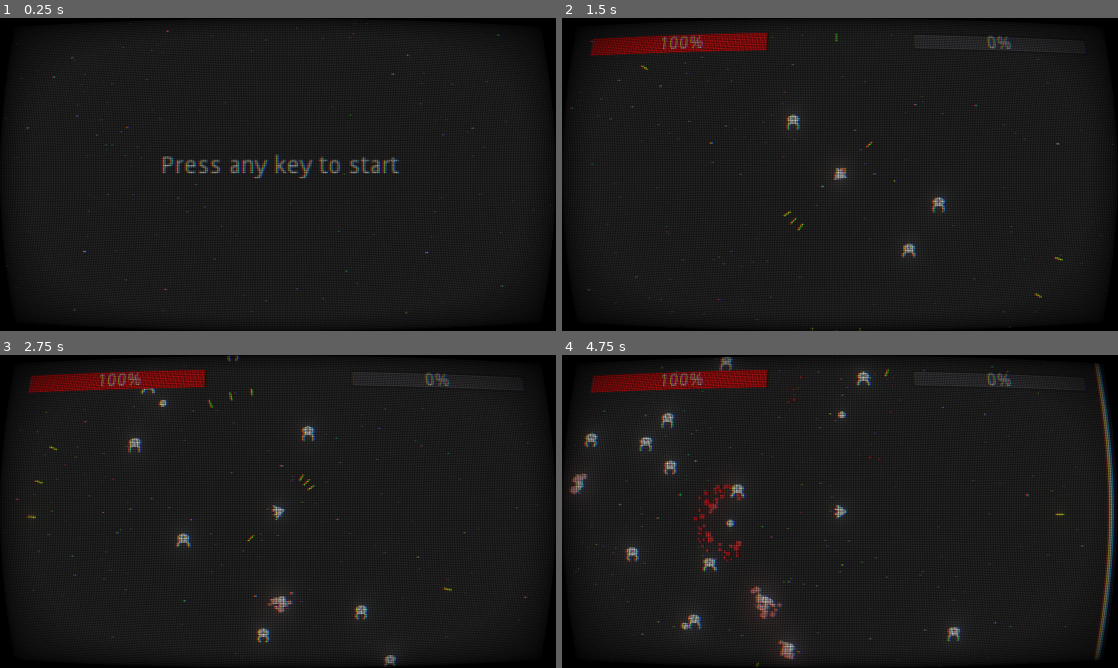
Above: before the commit, frames 1-4 (two rows, left to right).
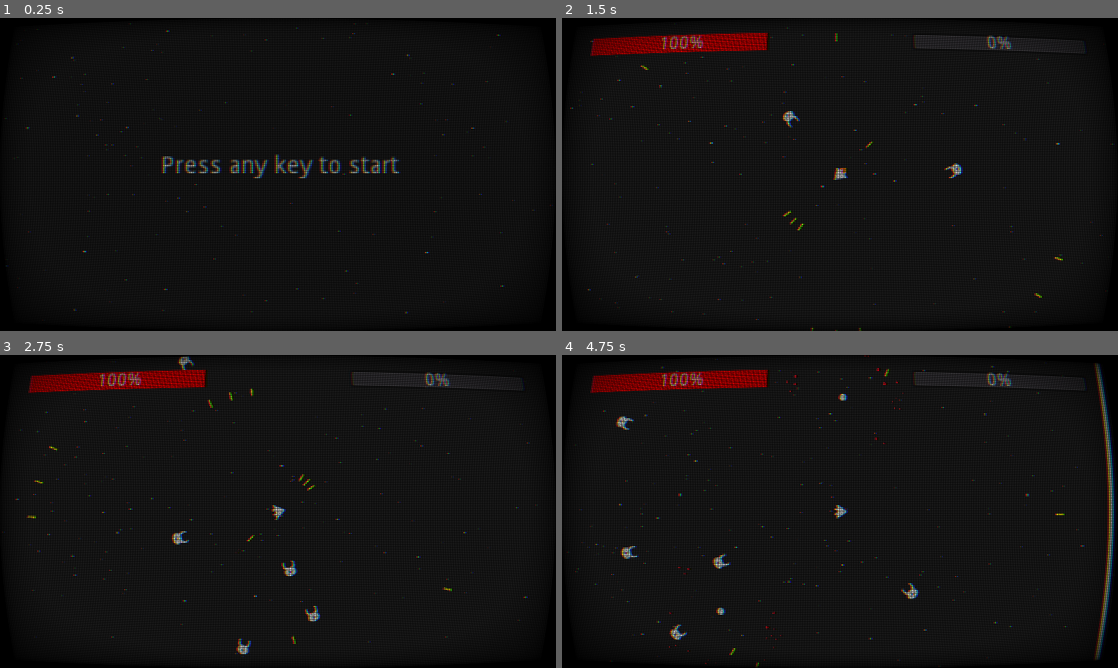
Above: after the commit, the same moments.

Repository: saveas/Kosmos
Game: Godot game, scene res://Scenes/Menu.tscn
Same seed, same stepped clock (60 frames per second), same inputs: the game is played once before the commit and once after it.
Inputs (mouse positions are in pixels of both pictures, inside the frame that each line leads up to):
- Up to frame 1 (0.25 s): no input
- Up to frame 2 (1.5 s): tap Enter at 0.5 s; move the mouse to (962, 158) at 0.52 s; hold Right (move_right) 0.53-1.28 s; hold Z (shoot) 0.53-1.28 s; click (962, 158) at 0.67 s; move the mouse to (728, 190) at 1.27 s; hold Down (move_down) from 1.28 s (still down); tap Z (shoot) at 1.35 s
- Up to frame 3 (2.75 s): move the mouse to (333, 442) at 2.02 s; release Down (move_down) at 2.03 s; hold Right (move_right) from 2.03 s (still down); hold Z (shoot) from 2.03 s (still down)
- Up to frame 4 (4.75 s): move the mouse to (812, 574) at 2.77 s; release Right (move_right) at 2.78 s; release Z (shoot) at 2.78 s; hold Up (move_up) 2.78-3.53 s; tap Z (shoot) at 2.85, 4.35 s; click (812, 574) at 2.92 s; move the mouse to (1006, 558) at 3.52 s; hold Z (shoot) 3.53-4.28 s; hold Left (move_left) from 3.53 s (still down); move the mouse to (673, 464) at 4.27 s

The runs differ from the first frame. In frame 1, 8.1% of the frame differs, in the area x 2-98%, y 2-98%; in frame 2, 1.7%; in frame 3, 3.1%; in frame 4, 5.7%.

Commit message:
player death

Diff:
--- a/Scenes/Enemy.tscn
+++ b/Scenes/Enemy.tscn
@@ -1,10 +1,10 @@
-[gd_scene load_steps=8 format=2]
+[gd_scene load_steps=10 format=2]
 
 [ext_resource path="res://Assets/Alien.png" type="Texture" id=1]
 [ext_resource path="res://Scripts/Enemy.gd" type="Script" id=2]
 
 [sub_resource type="CapsuleShape2D" id=1]
-radius = 16.0
+radius = 12.0
 height = 3.0
 
 [sub_resource type="AtlasTexture" id=2]
@@ -22,13 +22,26 @@
 atlas = ExtResource( 1 )
 region = Rect2( 64, 0, 32, 32 )
 
+[sub_resource type="AtlasTexture" id=7]
+flags = 4
+atlas = ExtResource( 1 )
+region = Rect2( 32, 0, 32, 32 )
+
 [sub_resource type="SpriteFrames" id=5]
 animations = [ {
 "frames": [ SubResource( 2 ), SubResource( 3 ), SubResource( 4 ) ],
 "loop": true,
+"name": "attack",
+"speed": 5.0
+}, {
+"frames": [ SubResource( 7 ) ],
+"loop": true,
 "name": "idle",
 "speed": 5.0
 } ]
+
+[sub_resource type="CircleShape2D" id=6]
+radius = 18.0278
 
 [node name="Enemy" type="KinematicBody2D"]
 collision_layer = 4
@@ -36,13 +49,19 @@
 script = ExtResource( 2 )
 
 [node name="CollisionShape2D" type="CollisionShape2D" parent="."]
-position = Vector2( 0, -1.5 )
+position = Vector2( -2, 0 )
 shape = SubResource( 1 )
 
 [node name="AnimatedSprite" type="AnimatedSprite" parent="."]
 position = Vector2( 0, -1 )
+rotation = -1.5708
 scale = Vector2( 1, 1.0625 )
 frames = SubResource( 5 )
 animation = "idle"
-frame = 1
 playing = true
+
+[node name="Area2D" type="Area2D" parent="."]
+
+[node name="CollisionShape2D" type="CollisionShape2D" parent="Area2D"]
+position = Vector2( 0, -1 )
+shape = SubResource( 6 )
--- a/Scenes/Menu.tscn
+++ b/Scenes/Menu.tscn
@@ -203,6 +203,7 @@
 [node name="CanvasLayer" type="CanvasLayer" parent="Camera2D"]
 
 [node name="ColorRect2" type="ColorRect" parent="Camera2D/CanvasLayer"]
+visible = false
 material = SubResource( 5 )
 margin_right = 1280.0
 margin_bottom = 720.0
--- /dev/null
+++ b/Scenes/PlayerDeath.tscn
@@ -0,0 +1,40 @@
+[gd_scene load_steps=4 format=2]
+
+[sub_resource type="Curve" id=2]
+_data = [ Vector2( 0, 1 ), 0.0, 0.0, 0, 0, Vector2( 1, 0 ), 0.0, 0.0, 0, 0 ]
+
+[sub_resource type="Gradient" id=1]
+offsets = PoolRealArray( 0, 0.0027933, 0.346369 )
+colors = PoolColorArray( 1, 1, 1, 0, 1, 0.809725, 0.809725, 1, 1, 0, 0, 1 )
+
+[sub_resource type="GDScript" id=3]
+script/source = "extends CPUParticles2D
+#onready var AudioPlayer = preload(\"res://Scenes/AudioStreamPlayer2D.tscn\")
+#var audio_stream = preload(\"res://Assets/explosion.wav\")
+var timer = Timer.new()
+
+func _ready():
+	timer.connect(\"timeout\",self,\"destroy\")
+	timer.wait_time = 3
+	add_child(timer)
+	timer.start()
+
+func destroy():
+	queue_free()
+"
+
+[node name="PlayerDeath" type="CPUParticles2D"]
+emitting = false
+amount = 64
+lifetime = 3.0
+one_shot = true
+explosiveness = 0.95
+randomness = 1.0
+spread = 180.0
+gravity = Vector2( 0, 0 )
+initial_velocity = 200.0
+scale_amount = 30.0
+scale_amount_random = 1.0
+scale_amount_curve = SubResource( 2 )
+color_ramp = SubResource( 1 )
+script = SubResource( 3 )
--- a/Scenes/Spaceship.tscn
+++ b/Scenes/Spaceship.tscn
@@ -8,9 +8,6 @@
 
 [sub_resource type="Gradient" id=2]
 colors = PoolColorArray( 1, 1, 1, 1, 0, 0, 0, 1 )
-
-[sub_resource type="CircleShape2D" id=4]
-radius = 16.0
 
 [node name="Spaceship" type="KinematicBody2D"]
 collision_mask = 20
@@ -35,5 +32,5 @@
 [node name="Muzzle" type="Position2D" parent="."]
 position = Vector2( 0, -17 )
 
-[node name="CollisionShape2D" type="CollisionShape2D" parent="."]
-shape = SubResource( 4 )
+[node name="CollisionPolygon2D" type="CollisionPolygon2D" parent="."]
+polygon = PoolVector2Array( -1, -16, -16, 6, -16, 7, -10, 7, -9, 6, -8, 7, -8, 10, -4, 10, -3, 6, 3, 6, 4, 11, 8, 11, 8, 6, 10, 6, 11, 7, 16, 7, 16, 5, 2, -16 )
--- a/Scenes/World.tscn
+++ b/Scenes/World.tscn
@@ -114,7 +114,7 @@
 shader_param/show_vertical_scan_lines = true
 shader_param/vertical_scan_lines_amount = 320.0
 shader_param/vertical_scan_lines_opacity = 1.0
-shader_param/boost = 1.73
+shader_param/boost = 2.0
 shader_param/aberration_amount = 0.68
 
 [sub_resource type="Curve" id=1]
@@ -380,19 +380,6 @@
 [sub_resource type="ImageTexture" id=15]
 size = Vector2( 500, 500 )
 
-[sub_resource type="Environment" id=16]
-background_mode = 4
-glow_enabled = true
-glow_levels/1 = true
-glow_levels/2 = true
-glow_levels/4 = true
-glow_levels/5 = false
-glow_intensity = 0.29
-glow_strength = 1.39
-glow_blend_mode = 0
-glow_hdr_scale = 3.51
-glow_bicubic_upscale = true
-
 [node name="World" type="Node2D"]
 script = ExtResource( 3 )
 
@@ -426,6 +413,7 @@
 script = ExtResource( 6 )
 
 [node name="ColorRect2" type="ColorRect" parent="Spaceship/Camera2D/CanvasLayer"]
+visible = false
 margin_right = 1280.0
 margin_bottom = 720.0
 color = Color( 0.831373, 0.831373, 0.831373, 0.105882 )
@@ -495,6 +483,3 @@
 position = Vector2( 3, 0 )
 texture = SubResource( 15 )
 polygon = PoolVector2Array( -1440, -840, -1440, 1360, 2216, 1344, 2184, -840, -1440, -840, -757, -469, 1492, -469, 1493, 1015, -758, 1014, -757, -469 )
-
-[node name="WorldEnvironment" type="WorldEnvironment" parent="."]
-environment = SubResource( 16 )
--- a/Scripts/Enemy.gd
+++ b/Scripts/Enemy.gd
@@ -2,16 +2,36 @@
 var velocity: Vector2
 var speed = 60
 var health = 1
+var state = "idle"
 
 func _ready():
+	$AnimatedSprite.play(state)
 	add_to_group("enemies")
+	var _body_entered_signal = $Area2D.connect("body_entered", self, "_collision_body_entered")
+	var _body_exited_signal =$Area2D.connect("body_exited", self, "_collision_body_exited")
 
+func _collision_body_entered(body):
+	if body.is_in_group("SpaceShip"):
+		state = "attack"
+		$AnimatedSprite.play(state)
+
+func _collision_body_exited(body):
+	if body.is_in_group("SpaceShip"):
+		state = "idle"
+		$AnimatedSprite.play(state)
 
 func _physics_process(delta):
-	velocity = velocity.move_toward((get_tree().get_nodes_in_group("SpaceShip")[0].position - position).normalized(),1)
-	var collision = move_and_collide(velocity * delta * speed)
-	if collision:
-		velocity = velocity.bounce(collision.normal)
+	var target = get_tree().get_nodes_in_group("SpaceShip")[0]
+	var angle = (target.position - self.global_position).angle()
+	self.global_rotation = lerp_angle(self.global_rotation, angle, 10*delta)
+	velocity = velocity.move_toward((target.position - position).normalized(),1)
+	var _collision = move_and_collide(velocity * delta * speed)
+	if state == "attack":
+		GlobalVariables.player_health -= 0.1
+
+	if GlobalVariables.player_health<=0:
+		get_tree().get_nodes_in_group("SpaceShip")[0].visible = false
+		GlobalVariables.player_is_alive = false
 
 func reduce_health(amount):
 	health -= amount
--- a/Scripts/GlobalVariables.gd
+++ b/Scripts/GlobalVariables.gd
@@ -2,3 +2,4 @@
 
 var player_experience = 0
 var player_health = 100
+var player_is_alive = true
--- a/Scripts/Menu.gd
+++ b/Scripts/Menu.gd
@@ -3,7 +3,7 @@
 
 # Declare member variables here. Examples:
 func _input(event):
-	if event is InputEventKey and event.pressed:
+	if (event is InputEventKey or event is InputEventScreenTouch) and event.pressed:
 		var _start = get_tree().change_scene("res://Scenes/World.tscn")
 
 func _process(_delta):
--- a/Scripts/Spaceship.gd
+++ b/Scripts/Spaceship.gd
@@ -15,29 +15,30 @@
 
 	$EngineParticles.emitting=false
 	reload_time -= delta
-	if Input.is_action_pressed("shoot") and reload_time < 0:
-		reload_time = fire_rate
-		shoot()
+	if GlobalVariables.player_is_alive:
+		if Input.is_action_pressed("shoot") and reload_time < 0:
+			reload_time = fire_rate
+			shoot()
 
-	if Input.is_action_pressed("move_left"):
-		rotation_degrees -= delta * ROTATION_SPEED
+		if Input.is_action_pressed("move_left"):
+			rotation_degrees -= delta * ROTATION_SPEED
 
-	if Input.is_action_pressed("move_right"):
-		rotation_degrees += delta * ROTATION_SPEED
+		if Input.is_action_pressed("move_right"):
+			rotation_degrees += delta * ROTATION_SPEED
 
 
-	# get acceleration if thrust is pressed
-	if Input.is_action_pressed("move_up"):
-		var acceleration : Vector2
-		acceleration = Vector2(0, -THRUST).rotated(deg2rad(rotation_degrees))
-		velocity += acceleration
-		$EngineParticles.emitting=true
+		# get acceleration if thrust is pressed
+		if Input.is_action_pressed("move_up"):
+			var acceleration : Vector2
+			acceleration = Vector2(0, -THRUST).rotated(deg2rad(rotation_degrees))
+			velocity += acceleration
+			$EngineParticles.emitting=true
 
-	if Input.is_action_pressed("move_down"):
-		var acceleration : Vector2
-		acceleration = Vector2(0, +THRUST).rotated(deg2rad(rotation_degrees))
-		velocity += acceleration
-		$EngineParticles.emitting=true
+		if Input.is_action_pressed("move_down"):
+			var acceleration : Vector2
+			acceleration = Vector2(0, +THRUST).rotated(deg2rad(rotation_degrees))
+			velocity += acceleration
+			$EngineParticles.emitting=true
 
 	velocity *= 0.98
 
@@ -48,9 +49,9 @@
 
 	var collision = move_and_collide(velocity * delta)
 	if collision:
+		if collision.collider.is_in_group("enemies"):
+			pass
 		velocity = velocity.bounce(collision.normal)
-		if collision.collider.is_in_group("enemies"):
-			GlobalVariables.player_health -= 1
 
 
 func shoot():
--- a/Scripts/World.gd
+++ b/Scripts/World.gd
@@ -6,7 +6,7 @@
 
 func _ready():
 	timer.connect("timeout",self,"spawn_enemy")
-	timer.wait_time = 0.2
+	timer.wait_time = 0.4
 	add_child(timer)
 	timer.start()
 
Binary file added: Assets/SCR-20221016-9y.png
Not shown, added: Assets/SCR-20221016-9y.png.import
Not shown: 1 places in Scenes/Spaceship.tscn that only renumber resources
Not shown: 1 places in Scenes/World.tscn that only renumber resources
Not shown, changed: .DS_Store
